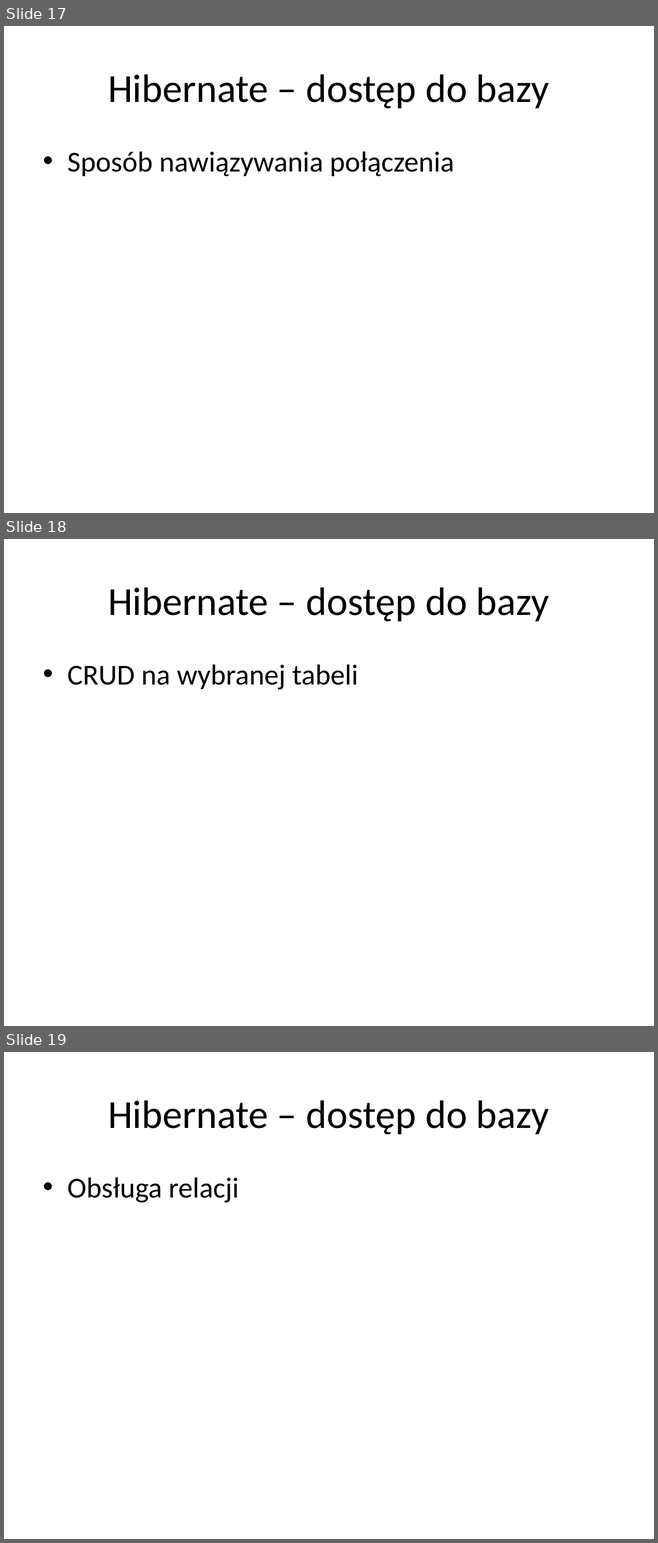
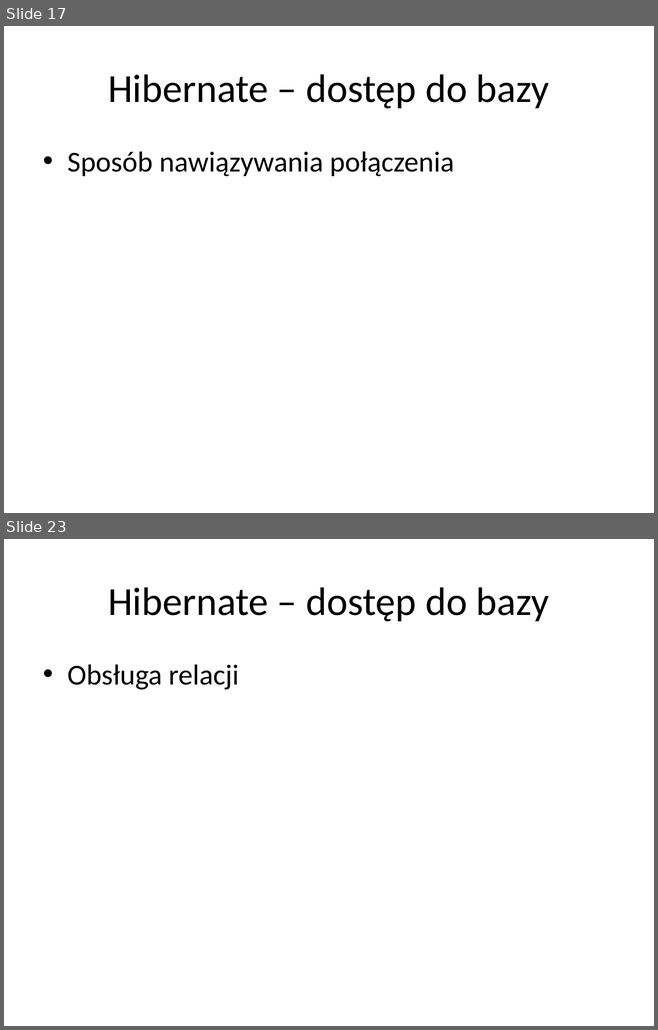
Before and after one commit to alicjasalamon/DB2, a slide deck: MySQL + Hibernate.pptx. Shown one above the other, each under a label of ours: slides 17, 18 and 19 before the commit, slides 17 and 23 after it; the slides between them are not shown. The pictures are 658x1543 and 658x1030 pixels, drawn with LibreOffice and Linux fonts; fonts in the diff are those of the drawing. Boxes give left, top, right and bottom in pixels: in the first picture for what was removed or moved away, otherwise in the second. Text is boxed around its words. In the diff, an @@ line names an element or a change of style, - is before the commit and + after.

```diff
--- a/MySQL + Hibernate.pptx
+++ b/MySQL + Hibernate.pptx
@@ slide 18 removed at [4, 539, 654, 1026], background #FFFFFF @@
@@ title removed at [108, 587, 549, 621] @@
-Hibernate – dostęp do bazy
@@ text removed at [67, 664, 358, 690] @@
-• CRUD na wybranej tabeli
@@ what was slide 19 is now slide 23 @@
```
Also in this commit, not shown: 3 slides changed, 5 slides added, 3 other files.
